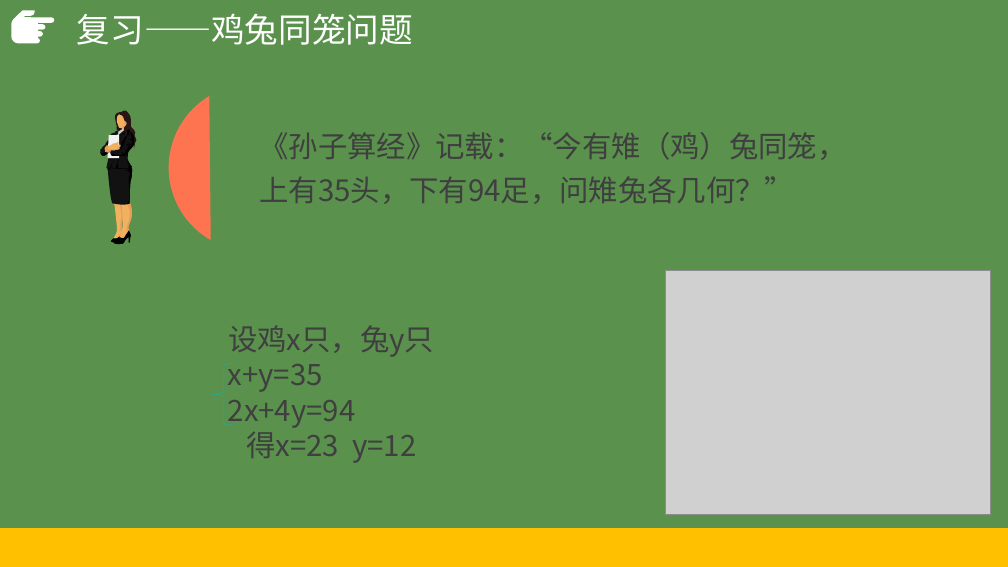
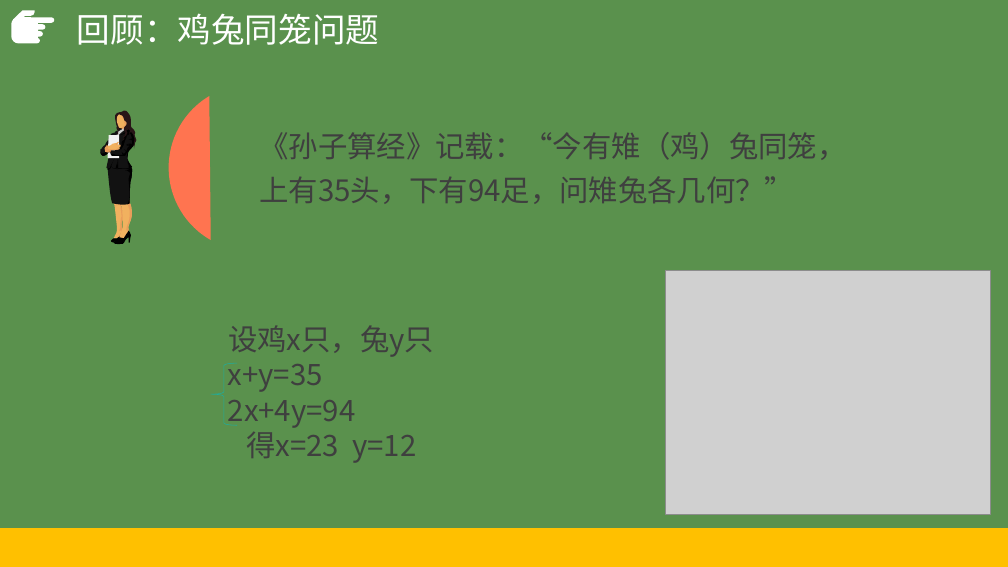
Before and after one commit to hongm32/2020design, a slide deck: slide 6 of 【第09课】枚举算法/【第09课】枚举算法.pptx. Drawn at 1008x567 pixels with LibreOffice and Linux fonts; fonts in the diff are those of the drawing; grey boxes stand for pictures. Boxes give left, top, right and bottom in pixels: in the first picture for what was removed or moved away, otherwise in the second. Text is boxed around its words. In the diff, an @@ line names an element or a change of style, - is before the commit and + after.

```diff
--- a/【第09课】枚举算法/【第09课】枚举算法.pptx
+++ b/【第09课】枚举算法/【第09课】枚举算法.pptx
@@ text at box(77, 13, 379, 45): text changed @@
-复习——鸡兔同笼问题
+回顾：鸡兔同笼问题
```
Also in this commit, not shown: 8 other slides changed, 1 slide added, 8 other files.
